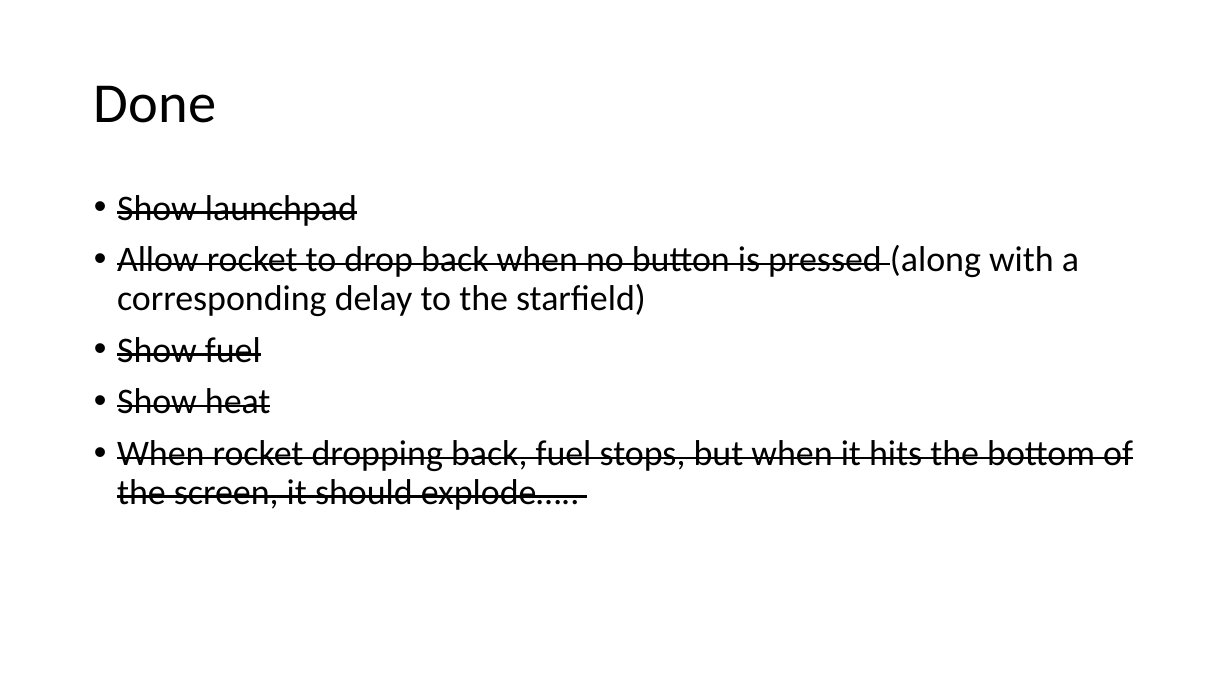
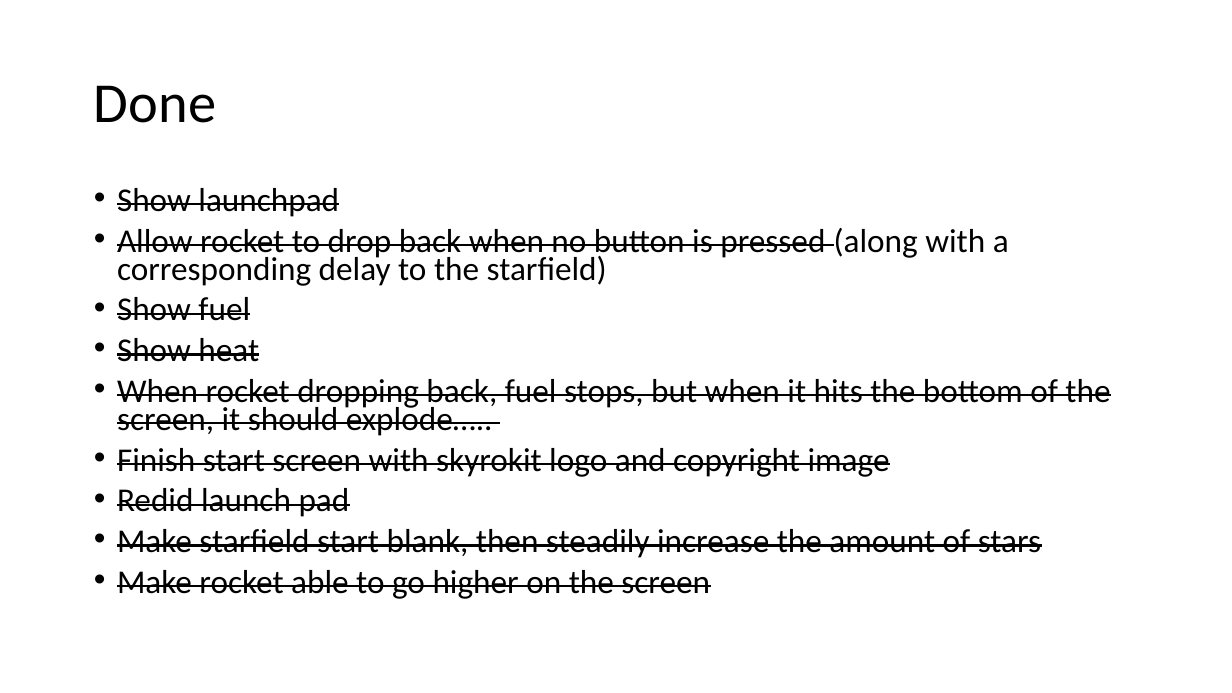
Before and after one commit to alshapton/Skyrokit, a slide deck: slide 3 of notes.pptx. Drawn at 1232x693 pixels with LibreOffice and Linux fonts; fonts in the diff are those of the drawing. Boxes give left, top, right and bottom in pixels: in the first picture for what was removed or moved away, otherwise in the second. Text is boxed around its words. In the diff, an @@ line names an element or a change of style, - is before the commit and + after.

```diff
--- a/notes.pptx
+++ b/notes.pptx
@@ text at (x1=117, y1=188, x2=1110, y2=436): size 28 to 25.9 pt in "Show launchpad", "Allow rocket to drop back when no ...", "Show fuel", "Show heat" and 1 more places; line spacing 0.9 to 0.7 @@
@@ text at (x1=117, y1=448, x2=1041, y2=599): paragraphs added @@
+• Finish start screen with skyrokit logo and copyright image
+• Redid launch pad
+• Make starfield start blank, then steadily increase the amount of stars
+• Make rocket able to go higher on the screen
```
Also in this commit, not shown: 1 other slide changed, 1 other file.
